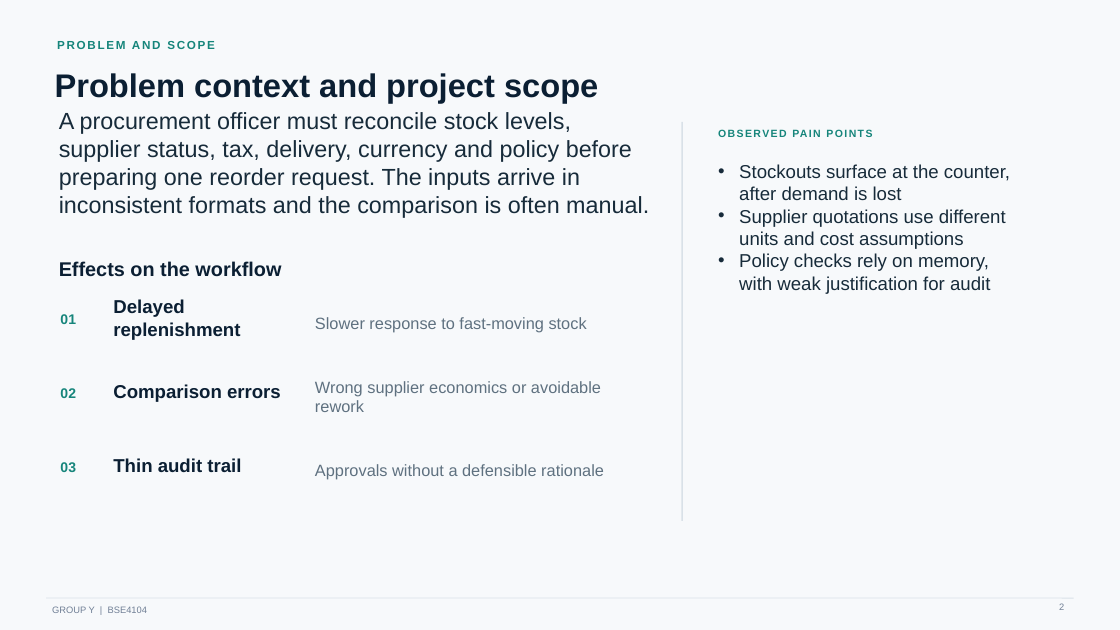
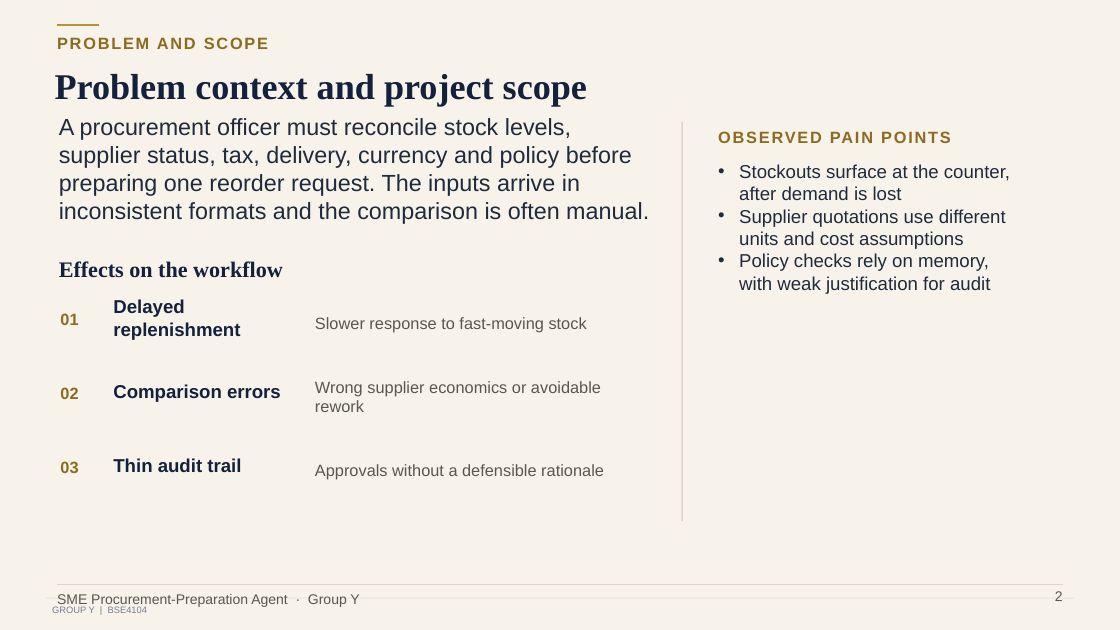
Before and after one commit to GeorgeLukaanya/bse4104-procurement-agent, a slide deck: slide 2 of evidence/demo/Group-Y-SME-Procurement-Agent-Panel-Presentation.pptx. Drawn at 1120x630 pixels with LibreOffice and Linux fonts; fonts in the diff are those of the drawing. Boxes give left, top, right and bottom in pixels: in the first picture for what was removed or moved away, otherwise in the second. Text is boxed around its words. In the diff, an @@ line names an element or a change of style, - is before the commit and + after.

```diff
--- a/evidence/demo/Group-Y-SME-Procurement-Agent-Panel-Presentation.pptx
+++ b/evidence/demo/Group-Y-SME-Procurement-Agent-Panel-Presentation.pptx
@@ background #F7F9FB to #F7F3EA @@
@@ line added from (57, 25) to (99, 25), #B8913A 1.5 pt @@
@@ text "PROBLEM AND SCOPE" at [57,37,268,49]: size 10 to 14 pt, text colour #16857B to #8C6A1F @@
@@ text "Problem context and project scope" at [55,74,587,106]: size 28 to 31 pt, font Arial to Times New Roman, text colour #0B1F33 to #14213D @@
@@ text "A procurement officer must reconcile ..." at [59,118,649,220]: text colour #172B3A to #1F2A3C @@
@@ line (682, 122) - (682, 521): stroke #D9E1E8 1.3 pt to #DDD4C2 1.3 pt @@
@@ text "OBSERVED PAIN POINTS" at [718,124,1063,150]: size 9 to 14 pt, text colour #16857B to #8C6A1F, letter spacing 1.2 to 1.5 pt @@
@@ text "Stockouts surface at the counter, ..." at [739,164,1010,294]: text colour #172B3A to #1F2A3C @@
@@ text "Effects on the workflow" at [59,261,283,278]: size 17 to 19 pt, font Arial to Times New Roman, text colour #0B1F33 to #14213D @@
@@ size 12 to 14 pt, text colour #16857B to #8C6A1F in 3 elements at [60,313,78,325], [60,387,78,399], [60,461,78,473] @@
@@ text colour #0B1F33 to #14213D in 3 elements at [113,299,240,340], [113,384,281,402], [113,458,241,472] @@
@@ text colour #5F7180 to #5B574F in 3 elements at [315,317,587,332], [315,381,601,412], [315,464,604,480] @@
@@ line added from (57, 584) to (1063, 584), #DDD4C2 0.5 pt @@
@@ text added at [57,594,359,607], 12 pt, text #5B574F @@
+SME Procurement-Preparation Agent · Group Y
@@ page number: place and size @@
-page number at [1059,603,1064,610]
+page number at [1055,591,1063,601]
@@ page number at [1055,591,1063,601]: size 8 to 12 pt, text colour #718096 to #5B574F @@
```
Also in this commit, not shown: 11 other slides changed, 3 other files.
